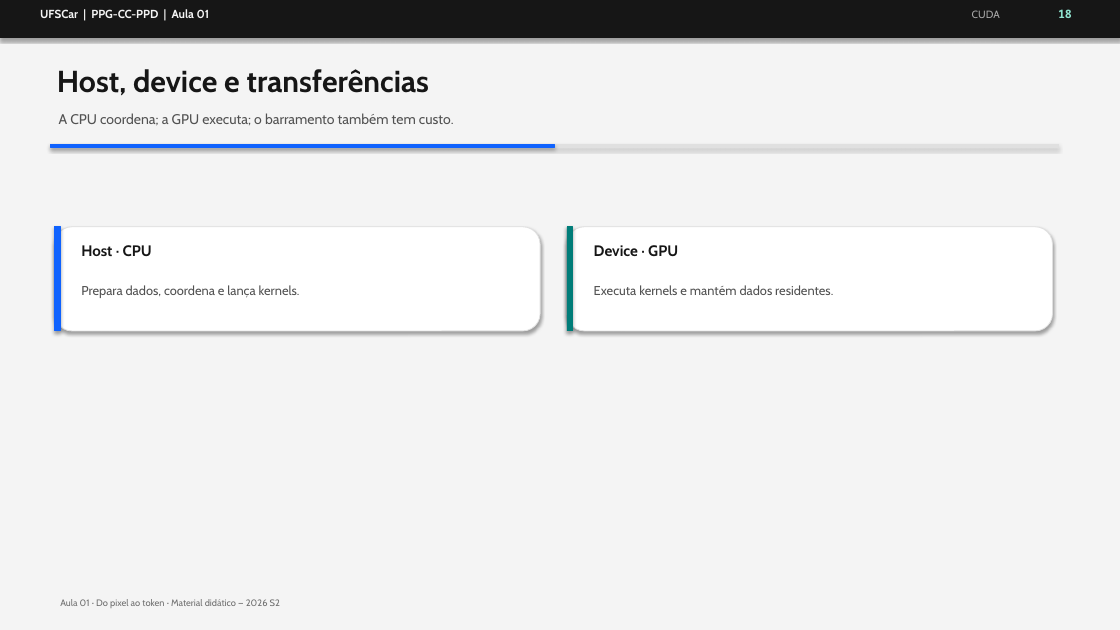
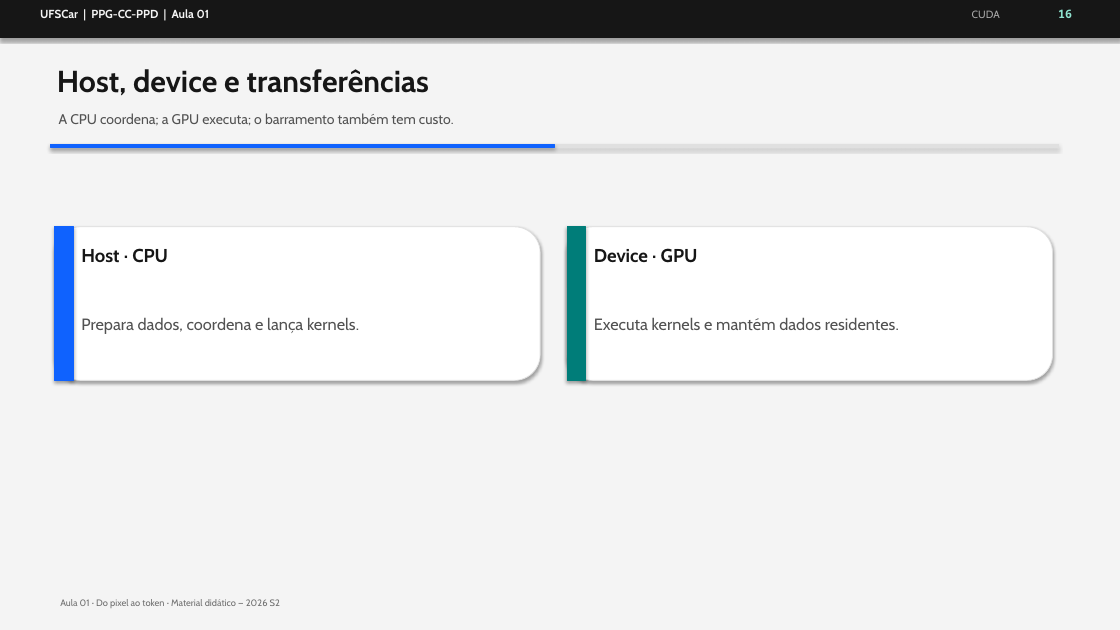
Before and after one commit to M3g4r00t/pescd-ufscar-ppd-2026-s2, a slide deck: slide 17 of content/aula_00_ppd_ufscar.pptx (slide 24 before the commit). Drawn at 1120x630 pixels with LibreOffice and Linux fonts; fonts in the diff are those of the drawing. Boxes give left, top, right and bottom in pixels: in the first picture for what was removed or moved away, otherwise in the second. Text is boxed around its words. In the diff, an @@ line names an element or a change of style, - is before the commit and + after.

```diff
--- a/content/aula_00_ppd_ufscar.pptx
+++ b/content/aula_00_ppd_ufscar.pptx
@@ rounded rectangle: place and size @@
-rounded rectangle at box(55, 227, 540, 331)
+rounded rectangle at box(55, 227, 540, 381)
@@ rectangle: place and size @@
-rectangle at box(55, 227, 60, 331)
+rectangle at box(55, 227, 73, 381)
@@ text "Host · CPU" at box(81, 248, 168, 263): size 13 to 16 pt @@
@@ rounded rectangle: place and size @@
-rounded rectangle at box(567, 227, 1053, 331)
+rounded rectangle at box(567, 227, 1053, 381)
@@ rectangle: place and size @@
-rectangle at box(567, 227, 573, 331)
+rectangle at box(567, 227, 586, 381)
@@ text "Device · GPU" at box(594, 248, 698, 263): size 13 to 16 pt @@
@@ text "Prepara dados, coordena e lança ...": place and size @@
-text "Prepara dados, coordena e lança ..." at box(81, 285, 300, 298)
+text "Prepara dados, coordena e lança ..." at box(81, 317, 359, 334)
@@ text "Prepara dados, coordena e lança ..." at box(81, 317, 359, 334): size 11 to 14 pt @@
@@ text "Executa kernels e mantém dados ..." at box(594, 317, 899, 330): size 11 to 14 pt @@
@@ text "Executa kernels e mantém dados ...": place and size @@
-text "Executa kernels e mantém dados ..." at box(594, 285, 833, 295)
+text "Executa kernels e mantém dados ..." at box(594, 317, 899, 330)
```
Also in this commit, not shown: 13 other slides changed, 9 slides added, 24 slides removed, 5 other files.
